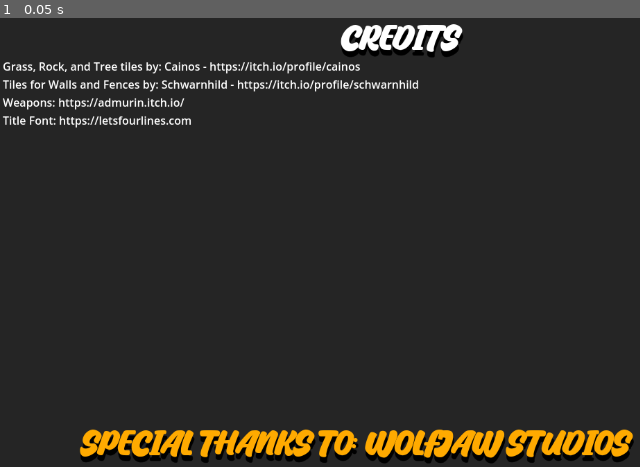
Above: before the commit, frame 1.
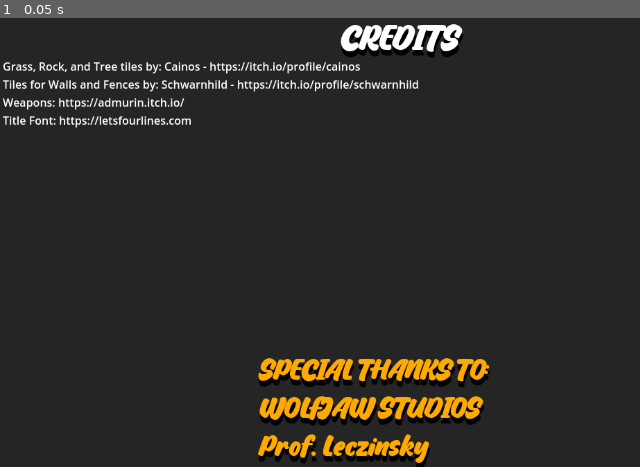
Above: after the commit, the same moment.

Repository: NickDeGamer1/ConnectGame
Game: Godot game, scene res://credits.tscn
Same seed, same stepped clock (60 frames per second), same inputs: the game is played once before the commit and once after it. This scene is started directly instead of the project's main scene.
Inputs:
- Up to frame 1 (0.05 s): no input

The runs differ from the first frame. In frame 1, 8.1% of the frame differs, in the area x 12-100%, y 75-100%.

Commit message:
additional special thanks added

Diff:
--- a/new-game-project/credits.tscn
+++ b/new-game-project/credits.tscn
@@ -62,14 +62,17 @@
 anchor_top = 1.0
 anchor_right = 0.5
 anchor_bottom = 1.0
-offset_left = -459.0
-offset_top = -63.0
-offset_right = 459.0
+offset_left = -202.0
+offset_top = -165.0
+offset_right = 202.0
 grow_horizontal = 2
 grow_vertical = 0
 theme_override_colors/font_color = Color(1, 0.666667, 0, 1)
 theme_override_colors/font_shadow_color = Color(0, 0, 0, 1)
 theme_override_constants/shadow_offset_y = 8
 theme_override_fonts/font = ExtResource("1_26a0u")
-theme_override_font_sizes/font_size = 60
-text = "SPECIAL THANKS TO: WOLFJAW STUDIOS"
+theme_override_font_sizes/font_size = 50
+text = "SPECIAL THANKS TO:
+WOLFJAW STUDIOS
+Prof. Leczinsky
+"
